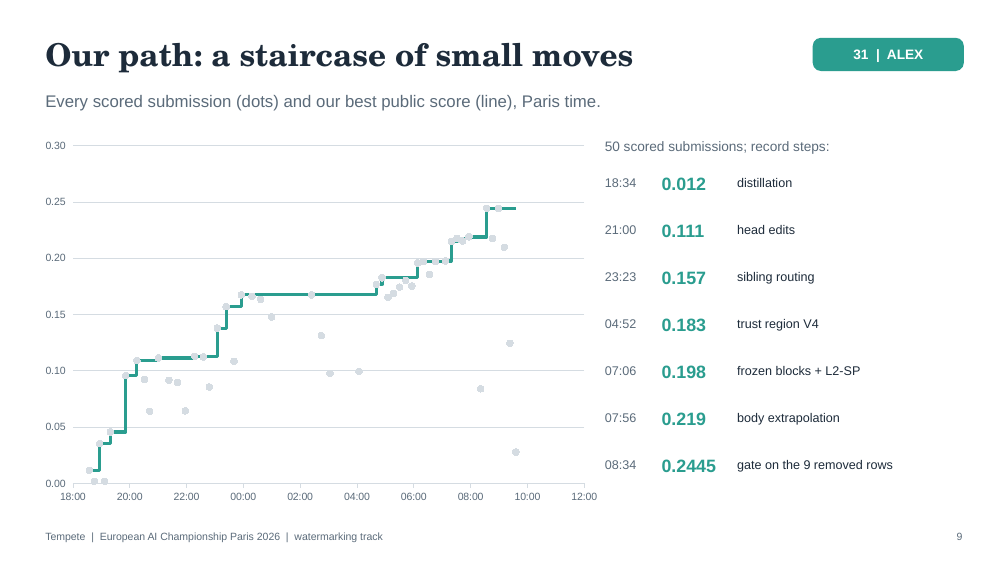
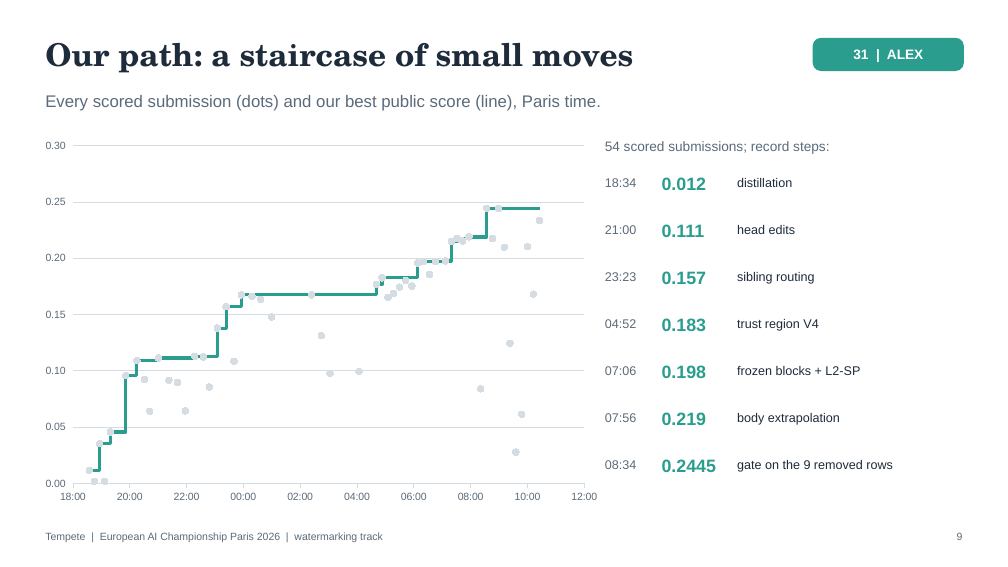
Before and after one commit to alex-pierron/Tempete, a slide deck: slide 9 of slides/tempete-slides.pptx. Drawn at 1008x567 pixels with LibreOffice and Linux fonts; fonts in the diff are those of the drawing. Boxes give left, top, right and bottom in pixels: in the first picture for what was removed or moved away, otherwise in the second. Text is boxed around its words. In the diff, an @@ line names an element or a change of style, - is before the commit and + after.

Commit message:
docs: record the final scores and ranks; add Pixel Seal fusion scripts
Watermark localisation 0.7304 with Pixel Seal maps re-fused with the
end-to-end maps; final public ranks; write-up and slides regenerated;
negative results of the last runs. Drops a test that read report data
not shipped in this repository.

```diff
--- a/slides/tempete-slides.pptx
+++ b/slides/tempete-slides.pptx
@@ scatter chart at box(34, 132, 609, 510) @@
-Series 1: (0.77, 0.012), (0.78, 0.002), (0.79, 0.035), (0.8, 0.002), (0.8, 0.046), (0.83, 0.096), (0.84, 0.109), (0.86, 0.092), (0.86, 0.064), (0.88, 0.111), (0.89, 0.092), (0.9, 0.09), (0.91, 0.064), (0.93, 0.113), (0.94, 0.112), (0.95, 0.086), (0.96, 0.138), (0.97, 0.157), (0.99, 0.108), (1, 0.168), (1.01, 0.166), (1.03, 0.164), (1.04, 0.148), (1.1, 0.168), (1.11, 0.131), (1.13, 0.098), (1.17, 0.1), (1.19, 0.177), (1.2, 0.183), (1.21, 0.165), (1.22, 0.169), (1.23, 0.174), (1.24, 0.18), (1.25, 0.175), (1.26, 0.196), (1.26, 0.197), (1.27, 0.185), (1.28, 0.197), (1.3, 0.198), (1.3, 0.215), (1.31, 0.218), (1.32, 0.215), (1.33, 0.219), (1.35, 0.084), (1.36, 0.244), (1.37, 0.217), (1.37, 0.244), (1.38, 0.21), (1.39, 0.124), (1.4, 0.028)
+Series 1: (0.77, 0.012), (0.78, 0.002), (0.79, 0.035), (0.8, 0.002), (0.8, 0.046), (0.83, 0.096), (0.84, 0.109), (0.86, 0.092), (0.86, 0.064), (0.88, 0.111), (0.89, 0.092), (0.9, 0.09), (0.91, 0.064), (0.93, 0.113), (0.94, 0.112), (0.95, 0.086), (0.96, 0.138), (0.97, 0.157), (0.99, 0.108), (1, 0.168), (1.01, 0.166), (1.03, 0.164), (1.04, 0.148), (1.1, 0.168), (1.11, 0.131), (1.13, 0.098), (1.17, 0.1), (1.19, 0.177), (1.2, 0.183), (1.21, 0.165), (1.22, 0.169), (1.23, 0.174), (1.24, 0.18), (1.25, 0.175), (1.26, 0.196), (1.26, 0.197), (1.27, 0.185), (1.28, 0.197), (1.3, 0.198), (1.3, 0.215), (1.31, 0.218), (1.32, 0.215), (1.33, 0.219), (1.35, 0.084), (1.36, 0.244), (1.37, 0.217), (1.37, 0.244), (1.38, 0.21), (1.39, 0.124), (1.4, 0.028), (1.41, 0.061), (1.42, 0.21), (1.43, 0.168), (1.43, 0.234)
-Series 2: (0.77, 0.012), (0.79, 0.012), (0.79, 0.035), (0.8, 0.035), (0.8, 0.046), (0.83, 0.046), (0.83, 0.096), (0.84, 0.096), (0.84, 0.109), (0.88, 0.109), (0.88, 0.111), (0.93, 0.111), (0.93, 0.113), (0.96, 0.113), (0.96, 0.138), (0.97, 0.138), (0.97, 0.157), (1, 0.157), (1, 0.168), (1.19, 0.168), (1.19, 0.177), (1.2, 0.177), (1.2, 0.183), (1.26, 0.183), (1.26, 0.196), (1.26, 0.196), (1.26, 0.197), (1.28, 0.197), (1.28, 0.197), (1.3, 0.197), (1.3, 0.198), (1.3, 0.198), (1.3, 0.215), (1.31, 0.215), (1.31, 0.218), (1.33, 0.218), (1.33, 0.219), (1.36, 0.219), (1.36, 0.244), (1.4, 0.244)
+Series 2: (0.77, 0.012), (0.79, 0.012), (0.79, 0.035), (0.8, 0.035), (0.8, 0.046), (0.83, 0.046), (0.83, 0.096), (0.84, 0.096), (0.84, 0.109), (0.88, 0.109), (0.88, 0.111), (0.93, 0.111), (0.93, 0.113), (0.96, 0.113), (0.96, 0.138), (0.97, 0.138), (0.97, 0.157), (1, 0.157), (1, 0.168), (1.19, 0.168), (1.19, 0.177), (1.2, 0.177), (1.2, 0.183), (1.26, 0.183), (1.26, 0.196), (1.26, 0.196), (1.26, 0.197), (1.28, 0.197), (1.28, 0.197), (1.3, 0.197), (1.3, 0.198), (1.3, 0.198), (1.3, 0.215), (1.31, 0.215), (1.31, 0.218), (1.33, 0.218), (1.33, 0.219), (1.36, 0.219), (1.36, 0.244), (1.43, 0.244)
@@ text at box(605, 141, 829, 154): text changed @@
-50 scored submissions; record steps:
+54 scored submissions; record steps:
```
Also in this commit, not shown: 6 other slides changed, 16 other files.
